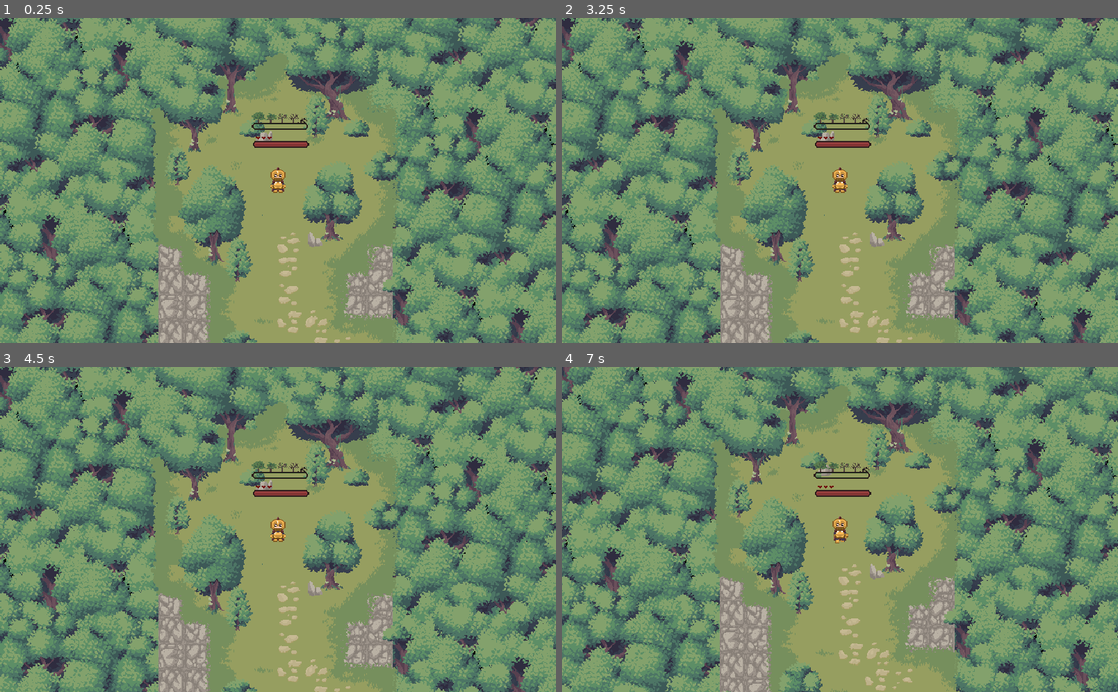
Above: before the commit, frames 1-4 (two rows, left to right).
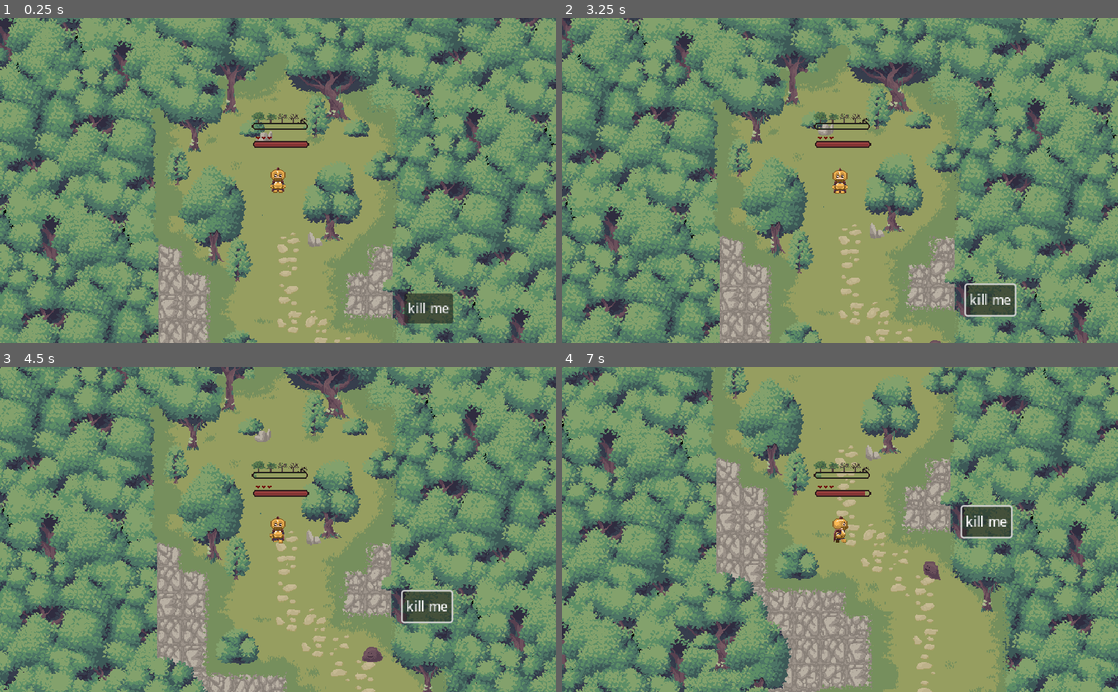
Above: after the commit, the same moments.

Repository: Valentino-02/GMTK-JamGame
Game: Godot game, scene res://src/mainGame/MainGame.tscn
Same seed, same stepped clock (60 frames per second), same inputs: the game is played once before the commit and once after it. This scene is started directly instead of the project's main scene. The engine's default icon, where the game draws it, is replaced by a stand-in: a white triangle on a blue panel in a dark square. Sound files missing from this copy of the repository are replaced by a short silence.
Inputs (mouse positions are in pixels of both pictures, inside the frame that each line leads up to):
- Up to frame 1 (0.25 s): no input
- Up to frame 2 (3.25 s): click (990, 307) at 0.5 s, where only the run after the commit has a clickable "kill me"; click (990, 307) at 1.25 s, where only the run after the commit has a clickable "kill me"; click (990, 307) at 2 s, where only the run after the commit has a clickable "kill me"; tap Enter (ui_accept) at 2.75, 2.85, 3.02 s; move the mouse to (962, 164) at 2.77 s; click (962, 164) at 2.92 s
- Up to frame 3 (4.5 s): tap Enter (ui_accept) at 3.32, 4.35 s; drag from (166, 545) to (250, 594) at 3.52 s; move the mouse to (333, 458) at 4.27 s; click (333, 458) at 4.42 s
- Up to frame 4 (7 s): drag from (812, 594) to (673, 480) at 5.02 s; move the mouse to (1006, 578) at 5.77 s; tap Enter (ui_accept) at 5.85, 6.02, 6.32 s; click (1006, 578) at 5.92 s; drag from (673, 480) to (756, 448) at 6.52 s

The runs differ from the first frame. In frame 1, 0.8% of the frame differs, in the area x 72-82%, y 84-95%; in frame 2, 57%; in frame 3, 69%; in frame 4, 73%, in the area x 0-100%, y 0-100%.
Error in both runs: Invalid access to property or key 'nextMonolog' on a base object of type 'Nil'. (res://src/UI/Monolog.gd:18)

Commit message:
It's fine

Diff:
--- a/src/mainGame/MainGame.gd
+++ b/src/mainGame/MainGame.gd
@@ -87,9 +87,16 @@
 #	$MainPath.play()
 
 func wait_next_interaction():
+	pass
+#	$MainPath.pause()
+#	await nextInteraction
+#	$MainPath.play()
+
+func wait_interaction():
 	$MainPath.pause()
 	await nextInteraction
 	$MainPath.play()
+
 
 func _reset_game():
 	reset_game.emit()
@@ -115,3 +122,6 @@
 func play_anim(anim:String):
 	if anim == "ChoiceEndings": $MainPath.speed_scale = 1
 	$MainPath.play(anim)
+
+#func _input(event):
+#	if Input.is_action_just_pressed("ui_accept"): nextInteraction.emit()
--- a/src/mainGame/MainGame.tscn
+++ b/src/mainGame/MainGame.tscn
@@ -1,9 +1,10 @@
-[gd_scene load_steps=22 format=3 uid="uid://b8mv2j67p6v1o"]
+[gd_scene load_steps=38 format=3 uid="uid://b8mv2j67p6v1o"]
 
 [ext_resource type="Script" path="res://src/mainGame/MainGame.gd" id="1_umqn8"]
 [ext_resource type="PackedScene" uid="uid://caf56my2j70l6" path="res://src/mainGame/artist/Artist.tscn" id="2_2kxur"]
 [ext_resource type="AudioStream" uid="uid://bsk80gb0qk0l5" path="res://assets/Audio/Music/Melancholic Song.wav" id="3_5l0qp"]
 [ext_resource type="Texture2D" uid="uid://ckdpwiqqpgkx4" path="res://assets/mapGMTK/Stage1.png" id="3_h5nlv"]
+[ext_resource type="AudioStream" uid="uid://d2j057n0rpim" path="res://assets/Audio/Music/Happy Song (Stage 1 Normal).wav" id="3_scigs"]
 [ext_resource type="Texture2D" uid="uid://d2rx5vbocmw30" path="res://assets/mapGMTK/Level_1.png" id="4_d21n8"]
 [ext_resource type="PackedScene" uid="uid://c7lm71kklyqd6" path="res://src/UI/Monolog.tscn" id="4_mh4sv"]
 [ext_resource type="Texture2D" uid="uid://btpb828a8bpwo" path="res://assets/mapGMTK/Ground Tiles.png" id="5_1sctc"]
@@ -13,13 +14,21 @@
 [ext_resource type="FontFile" uid="uid://clr2qchtyoxhk" path="res://assets/Pixellari.ttf" id="8_qcnno"]
 [ext_resource type="Texture2D" uid="uid://dklob86wpk4i2" path="res://assets/UI/blunkbutton2.png" id="9_hvhul"]
 [ext_resource type="PackedScene" uid="uid://cl0yyj3bikhwy" path="res://src/mainGame/entities/enemies/Enemy.tscn" id="13_5f0mt"]
+[ext_resource type="Resource" uid="uid://ws0srjn87cwc" path="res://src/mainGame/entities/enemies/SkellyEnemyData.tres" id="15_0rtde"]
+[ext_resource type="PackedScene" uid="uid://b5tbjgx1bwpo3" path="res://src/mainGame/entities/structures/Structure.tscn" id="16_m0oqx"]
+[ext_resource type="Script" path="res://src/mainGame/entities/enemies/EnemyData.gd" id="16_q3o6r"]
+[ext_resource type="Script" path="res://src/mainGame/entities/structures/StructureData.gd" id="18_h1wg1"]
+[ext_resource type="PackedScene" uid="uid://bseug5jig2jk2" path="res://src/mainGame/entities/NPCs/NPC.tscn" id="20_dwmgb"]
+[ext_resource type="Resource" uid="uid://n4x1vmol6uy4" path="res://src/mainGame/entities/NPCs/Man.tres" id="21_t1c1t"]
+[ext_resource type="Resource" uid="uid://cc6hw1j3vc8ij" path="res://src/mainGame/entities/NPCs/Woman.tres" id="22_lji63"]
+[ext_resource type="Script" path="res://src/mainGame/entities/NPCs/NPC_Data.gd" id="24_5uqns"]
 
 [sub_resource type="Animation" id="Animation_1xi56"]
 resource_name = "ChoiceEndings"
 length = 30.0
 tracks/0/type = "value"
 tracks/0/imported = false
-tracks/0/enabled = false
+tracks/0/enabled = true
 tracks/0/path = NodePath("Hero:visible")
 tracks/0/interp = 1
 tracks/0/loop_wrap = true
@@ -169,10 +178,10 @@
 tracks/0/interp = 1
 tracks/0/loop_wrap = true
 tracks/0/keys = {
-"times": PackedFloat32Array(0, 3, 7, 9, 10.5, 11, 14, 19, 20, 23, 26, 29, 32.5, 35, 37, 39, 41.2, 45, 48, 50, 53),
-"transitions": PackedFloat32Array(1, 1, 1, 1, 1, 1, 1, 1, 1, 1, 1, 1, 1, 1, 1, 1, 1, 1, 1, 1, 1),
-"update": 0,
-"values": [Vector2(-85, -916), Vector2(-85, -916), Vector2(- …(90 unchanged characters)… ctor2(-91, 2), Vector2(52, 89), Vector2(759, 11), Vector2(932, -431), Vector2(759, 11), Vector2(-159, 84), Vector2(-677, 181), Vector2(-926, 26), Vector2(-1000, -303), Vector2(-885, 137), Vector2(-363, 230), Vector2(-100, 344), Vector2(-103, 549), Vector2(-86, 702)]
+"times": PackedFloat32Array(0, 3, 7, 9, 10.5, 11, 14, 19, 20, 22, 24.5, 27.5, 29.6, 30.5, 31.1, 34, 36.5, 38.5, 40.5, 42.7, 46.5, 49.5, 51.5, 54.5),
+"transitions": PackedFloat32Array(1, 1, 1, 1, 1, 1, 1, 1, 1, 1, 1, 1, 1, 1, 1, 1, 1, 1, 1, 1, 1, 1, 1, 1),
+"update": 0,
+"values": [Vector2(-85, -916), Vector2(-85, -916), Vector2(- …(90 unchanged characters)… ctor2(-91, 2), Vector2(52, 89), Vector2(386, 132), Vector2(759, 11), Vector2(932, -431), Vector2(833, -161), Vector2(733, -81), Vector2(581, 20), Vector2(-159, 84), Vector2(-677, 181), Vector2(-926, 26), Vector2(-1000, -303), Vector2(-885, 137), Vector2(-363, 230), Vector2(-84, 250), Vector2(-103, 549), Vector2(-86, 702)]
 }
 tracks/1/type = "method"
 tracks/1/imported = false
@@ -181,7 +190,7 @@
 tracks/1/interp = 1
 tracks/1/loop_wrap = true
 tracks/1/keys = {
-"times": PackedFloat32Array(3, 7, 9, 11.1, 19.1, 23, 26.2, 29, 35.5, 39.2, 41.2, 48),
+"times": PackedFloat32Array(3, 7, 9, 11.1, 19.1, 24.5, 27.7, 30.5, 37, 40.7, 42.7, 49.5),
 "transitions": PackedFloat32Array(1, 1, 1, 1, 1, 1, 1, 1, 1, 1, 1, 1),
 "values": [{
 "args": ["WalkFront", false],
@@ -228,8 +237,8 @@
 tracks/2/interp = 1
 tracks/2/loop_wrap = true
 tracks/2/keys = {
-"times": PackedFloat32Array(0.2, 1, 11, 12, 15, 19, 20, 23, 26, 26.2, 27, 29.5, 32.5, 33.5, 36.1, 39, 39.2, 40, 42.3, 45, 46, 49, 53, 56),
-"transitions": PackedFloat32Array(1, 1, 1, 1, 1, 1, 1, 1, 1, 1, 1, 1, 1, 1, 1, 1, 1, 1, 1, 1, 1, 1, 1, 1),
+"times": PackedFloat32Array(0.2, 1, 7.6, 8.6, 14.1, 15.1, 19.4, 20.4, 23.9, 24.9, 27.3, 27.5, 27.8, 30.5, 30.8, 32.4, 32.7, 34, 34.1, 37.9, 38.2, 40.5, 40.7, 40.8, 42.8, 43.1, 46.5, 46.6, 54.5, 57.5),
+"transitions": PackedFloat32Array(1, 1, 1, 1, 1, 1, 1, 1, 1, 1, 1, 1, 1, 1, 1, 1, 1, 1, 1, 1, 1, 1, 1, 1, 1, 1, 1, 1, 1, 1),
 "values": [{
 "args": ["1"],
 "method": &"change_background"
@@ -244,13 +253,19 @@
 "method": &"wait_next_monolog"
 }, {
 "args": [],
-"method": &"wait_next_monolog"
-}, {
-"args": [],
-"method": &"wait_next_interaction"
-}, {
-"args": [],
-"method": &"wait_next_monolog"
+"method": &"wait_next_interaction"
+}, {
+"args": [],
+"method": &"wait_next_monolog"
+}, {
+"args": [],
+"method": &"wait_next_interaction"
+}, {
+"args": [],
+"method": &"wait_next_monolog"
+}, {
+"args": [],
+"method": &"wait_next_interaction"
 }, {
 "args": [],
 "method": &"wait_next_monolog"
@@ -265,13 +280,25 @@
 "method": &"wait_next_monolog"
 }, {
 "args": [],
-"method": &"wait_next_monolog"
-}, {
-"args": [],
-"method": &"wait_next_interaction"
-}, {
-"args": [],
-"method": &"wait_next_monolog"
+"method": &"wait_next_interaction"
+}, {
+"args": [],
+"method": &"wait_next_monolog"
+}, {
+"args": [],
+"method": &"wait_next_interaction"
+}, {
+"args": [],
+"method": &"wait_next_monolog"
+}, {
+"args": [],
+"method": &"wait_next_interaction"
+}, {
+"args": [],
+"method": &"wait_next_monolog"
+}, {
+"args": [],
+"method": &"wait_next_interaction"
 }, {
 "args": [],
 "method": &"wait_next_monolog"
@@ -286,13 +313,13 @@
 "method": &"wait_next_monolog"
 }, {
 "args": [],
-"method": &"wait_next_monolog"
-}, {
-"args": [],
-"method": &"wait_next_interaction"
-}, {
-"args": [],
-"method": &"wait_next_monolog"
+"method": &"wait_next_interaction"
+}, {
+"args": [],
+"method": &"wait_next_monolog"
+}, {
+"args": [],
+"method": &"wait_next_interaction"
 }, {
 "args": [],
 "method": &"wait_next_monolog"
@@ -353,6 +380,30 @@
 "transitions": PackedFloat32Array(1),
 "update": 0,
 "values": [Color(1, 1, 1, 0)]
+}
+tracks/7/type = "value"
+tracks/7/imported = false
+tracks/7/enabled = true
+tracks/7/path = NodePath("Music:stream")
+tracks/7/interp = 1
+tracks/7/loop_wrap = true
+tracks/7/keys = {
+"times": PackedFloat32Array(0),
+"transitions": PackedFloat32Array(1),
+"update": 1,
+"values": [ExtResource("3_scigs")]
+}
+tracks/8/type = "value"
+tracks/8/imported = false
+tracks/8/enabled = true
+tracks/8/path = NodePath("Hero:visible")
+tracks/8/interp = 1
+tracks/8/loop_wrap = true
+tracks/8/keys = {
+"times": PackedFloat32Array(0),
+"transitions": PackedFloat32Array(1),
+"update": 1,
+"values": [true]
 }
 
 [sub_resource type="Animation" id="Animation_w2j00"]
@@ -530,12 +581,28 @@
 "values": [Color(1, 1, 1, 1), Color(1, 1, 1, 0)]
 }
 
+[sub_resource type="Animation" id="Animation_d5tyw"]
+length = 0.001
+tracks/0/type = "value"
+tracks/0/imported = false
+tracks/0/enabled = true
+tracks/0/path = NodePath("Hero:position")
+tracks/0/interp = 1
+tracks/0/loop_wrap = true
+tracks/0/keys = {
+"times": PackedFloat32Array(0),
+"transitions": PackedFloat32Array(1),
+"update": 0,
+"values": [Vector2(-90, 254)]
+}
+
 [sub_resource type="AnimationLibrary" id="AnimationLibrary_41bma"]
 _data = {
 "ChoiceEndings": SubResource("Animation_1xi56"),
 "FailEnding": SubResource("Animation_hmjt3"),
 "Main": SubResource("Animation_jolqv"),
 "NoEnding": SubResource("Animation_w2j00"),
+"RESET": SubResource("Animation_d5tyw"),
 "RemoveEnding": SubResource("Animation_5kh7w")
 }
 
@@ -548,22 +615,66 @@
 [sub_resource type="TileSet" id="TileSet_hscs7"]
 sources/0 = SubResource("TileSetAtlasSource_dtf8s")
 
+[sub_resource type="Resource" id="Resource_7eueo"]
+script = ExtResource("16_q3o6r")
+name = "Skelly"
+baseHealth = 2
+baseDamage = 5
+deployCost = 25
+eraseCost = 5
+goldReward = 20
+bloodlustReduction = 4
+
+[sub_resource type="Resource" id="Resource_p2y71"]
+script = ExtResource("16_q3o6r")
+name = "Slimin' Slime"
+baseHealth = 2
+baseDamage = 5
+deployCost = 25
+eraseCost = 5
+goldReward = 20
+bloodlustReduction = 4
+
+[sub_resource type="Resource" id="Resource_s833x"]
+script = ExtResource("18_h1wg1")
+name = "House"
+baseHealth = 3
+baseDestructability = 2
+
+[sub_resource type="Resource" id="Resource_wcqnu"]
+script = ExtResource("18_h1wg1")
+name = "House"
+baseHealth = 3
+baseDestructability = 2
+
+[sub_resource type="Resource" id="Resource_r8rvw"]
+script = ExtResource("18_h1wg1")
+name = "House2"
+baseHealth = 3
+baseDestructability = 2
+
+[sub_resource type="Resource" id="Resource_7ucnm"]
+script = ExtResource("24_5uqns")
+name = "Woman"
+baseMuerderability = 20
+deployCost = 5
+eraseCost = 7
+destruction = 5
+goodness = 3
+
 [node name="MainGame" type="Node2D"]
 script = ExtResource("1_umqn8")
 
 [node name="Artist" parent="." instance=ExtResource("2_2kxur")]
 
-[node name="EnemyHolder" type="Node2D" parent="."]
-
 [node name="MainPath" type="AnimationPlayer" parent="."]
 autoplay = "Main"
-speed_scale = 0.5
 libraries = {
 "": SubResource("AnimationLibrary_41bma")
 }
 
 [node name="Music" type="AudioStreamPlayer" parent="."]
-stream = ExtResource("3_5l0qp")
+stream = ExtResource("3_scigs")
 
 [node name="Map" type="Node2D" parent="."]
 
@@ -642,10 +753,64 @@
 mouse_filter = 2
 
 [node name="Hero" parent="." instance=ExtResource("5_4gx6o")]
-position = Vector2(-85, -916)
-
-[node name="Enemy" parent="." instance=ExtResource("13_5f0mt")]
-position = Vector2(76, -596)
+position = Vector2(-90, 254)
+
+[node name="EnemyHolder" type="Node2D" parent="."]
+
+[node name="Enemy" parent="EnemyHolder" instance=ExtResource("13_5f0mt")]
+position = Vector2(32, -703)
+
+[node name="Enemy2" parent="EnemyHolder" instance=ExtResource("13_5f0mt")]
+position = Vector2(-939, -353)
+enemyData = ExtResource("15_0rtde")
+
+[node name="Enemy3" parent="EnemyHolder" instance=ExtResource("13_5f0mt")]
+position = Vector2(741, 42)
+enemyData = SubResource("Resource_7eueo")
+
+[node name="Enemy4" parent="EnemyHolder" instance=ExtResource("13_5f0mt")]
+position = Vector2(-925, 83)
+enemyData = SubResource("Resource_p2y71")
+
+[node name="Enemy5" parent="EnemyHolder" instance=ExtResource("13_5f0mt")]
+position = Vector2(225, -24)
+enemyData = SubResource("Resource_p2y71")
+
+[node name="StructureHolder" type="Node2D" parent="."]
+
+[node name="Structure" parent="StructureHolder" instance=ExtResource("16_m0oqx")]
+position = Vector2(80, -29)
+structureData = SubResource("Resource_s833x")
+
+[node name="Structure2" parent="StructureHolder" instance=ExtResource("16_m0oqx")]
+position = Vector2(-244, 0)
+structureData = SubResource("Resource_wcqnu")
+
+[node name="Structure3" parent="StructureHolder" instance=ExtResource("16_m0oqx")]
+position = Vector2(-238, 264)
+structureData = SubResource("Resource_r8rvw")
+
+[node name="NPCHolder" type="Node2D" parent="."]
+
+[node name="NPC" parent="NPCHolder" instance=ExtResource("20_dwmgb")]
+position = Vector2(983, -431)
+npcData = ExtResource("21_t1c1t")
+
+[node name="NPC3" parent="NPCHolder" instance=ExtResource("20_dwmgb")]
+position = Vector2(-49, -377)
+npcData = ExtResource("21_t1c1t")
+
+[node name="NPC5" parent="NPCHolder" instance=ExtResource("20_dwmgb")]
+position = Vector2(-833, 198)
+npcData = ExtResource("21_t1c1t")
+
+[node name="NPC2" parent="NPCHolder" instance=ExtResource("20_dwmgb")]
+position = Vector2(-19, 724)
+npcData = ExtResource("22_lji63")
+
+[node name="NPC4" parent="NPCHolder" instance=ExtResource("20_dwmgb")]
+position = Vector2(660, -86)
+npcData = SubResource("Resource_7ucnm")
 
 [connection signal="pressed" from="CanvasLayer/CenterContainer/BoxContainer/Remove" to="." method="_on_remove_pressed"]
 [connection signal="pressed" from="CanvasLayer/CenterContainer/BoxContainer/No" to="." method="_on_no_pressed"]
--- a/src/mainGame/entities/NPCs/NPC.gd
+++ b/src/mainGame/entities/NPCs/NPC.gd
@@ -25,7 +25,7 @@
 	stats.goodness = npcData.goodness
 	stats.destruction = npcData.destruction
 
-	$AnimatedSprite2D.play(stats.name+" Idle")
+	$AnimatedSprite2D.play(npcData.name+" Idle")
 
 	_connectSignals()
 
--- a/src/mainGame/entities/hero/Hero.gd
+++ b/src/mainGame/entities/hero/Hero.gd
@@ -168,5 +168,4 @@
 	$SFX.stream = load("res://assets/Audio/SFX/Footsteps.tres")
 	while current_anim in ["WalkFront", "WalkSide", "WalkBack"]:
 		$SFX.play()
-		print("hey")
 		await $SFX.finished
--- a/src/mainGame/entities/structures/House.tres
+++ b/src/mainGame/entities/structures/House.tres
@@ -4,6 +4,6 @@
 
 [resource]
 script = ExtResource("1_cggre")
-name = ""
+name = "House"
 baseHealth = 3
 baseDestructability = 2
--- /dev/null
+++ b/src/mainGame/entities/structures/House3.tres
@@ -0,0 +1,9 @@
+[gd_resource type="Resource" script_class="StructureData" load_steps=2 format=3 uid="uid://bbvaqwu0gg55a"]
+
+[ext_resource type="Script" path="res://src/mainGame/entities/structures/StructureData.gd" id="1_hnrqm"]
+
+[resource]
+script = ExtResource("1_hnrqm")
+name = "House"
+baseHealth = 3
+baseDestructability = 2
--- a/src/mainGame/entities/structures/Structure.gd
+++ b/src/mainGame/entities/structures/Structure.gd
@@ -13,7 +13,7 @@
 	stats.health = structureData.baseHealth
 	stats.destructability = structureData.baseDestructability
 
-	animatedSprite.play(stats.name+" Good")
+	animatedSprite.play(structureData.name+" Good")
 
 	_connectSignals()
 
--- a/src/mainGame/entities/structures/Structure.tscn
+++ b/src/mainGame/entities/structures/Structure.tscn
@@ -94,6 +94,7 @@
 animation = &"House Bad"
 
 [node name="Area2D" type="Area2D" parent="."]
+scale = Vector2(1.93134, 1.93134)
 
 [node name="CollisionShape2D" type="CollisionShape2D" parent="Area2D"]
 shape = SubResource("CircleShape2D_npl21")
Not shown, removed: assets/mapGMTK/Stag23.png.import
Not shown, removed: assets/mapGMTK/Stag3.png.import
Renamed: assets/mapGMTK/Stag23.png -> assets/mapGMTK/Stage23.png
Not shown, added: assets/mapGMTK/Stage23.png.import
Renamed: assets/mapGMTK/Stag3.png -> assets/mapGMTK/Stage3.png
Not shown, added: assets/mapGMTK/Stage3.png.import
Not shown, changed: assets/mapGMTK/Stage12.png
